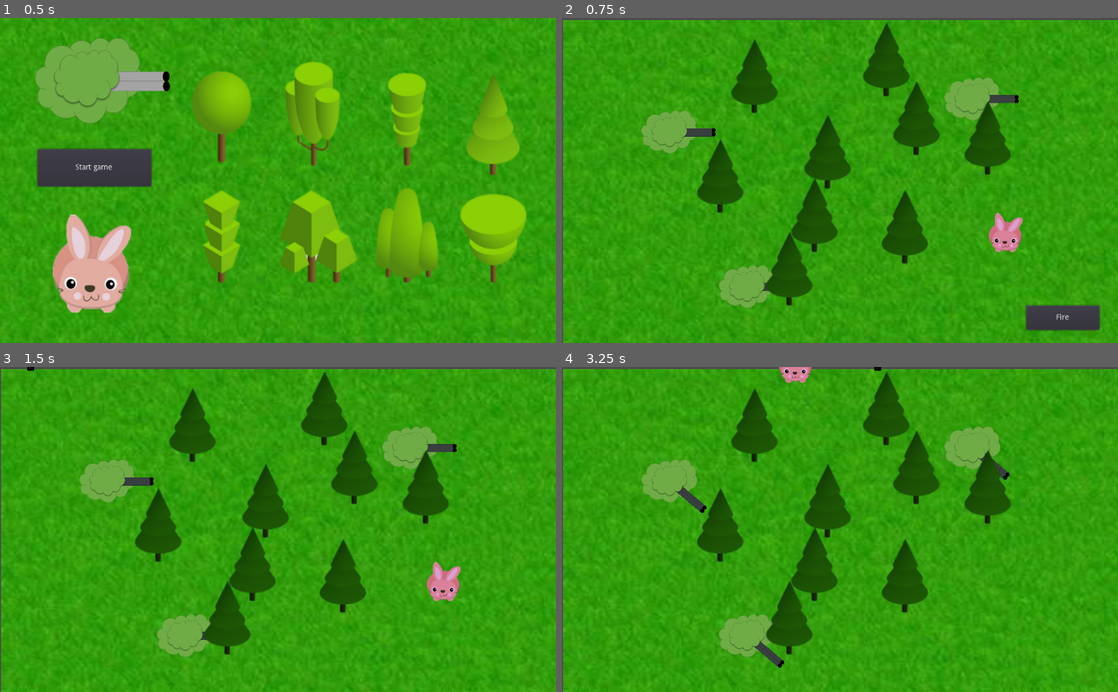
Above: before the commit, frames 1-4 (two rows, left to right).
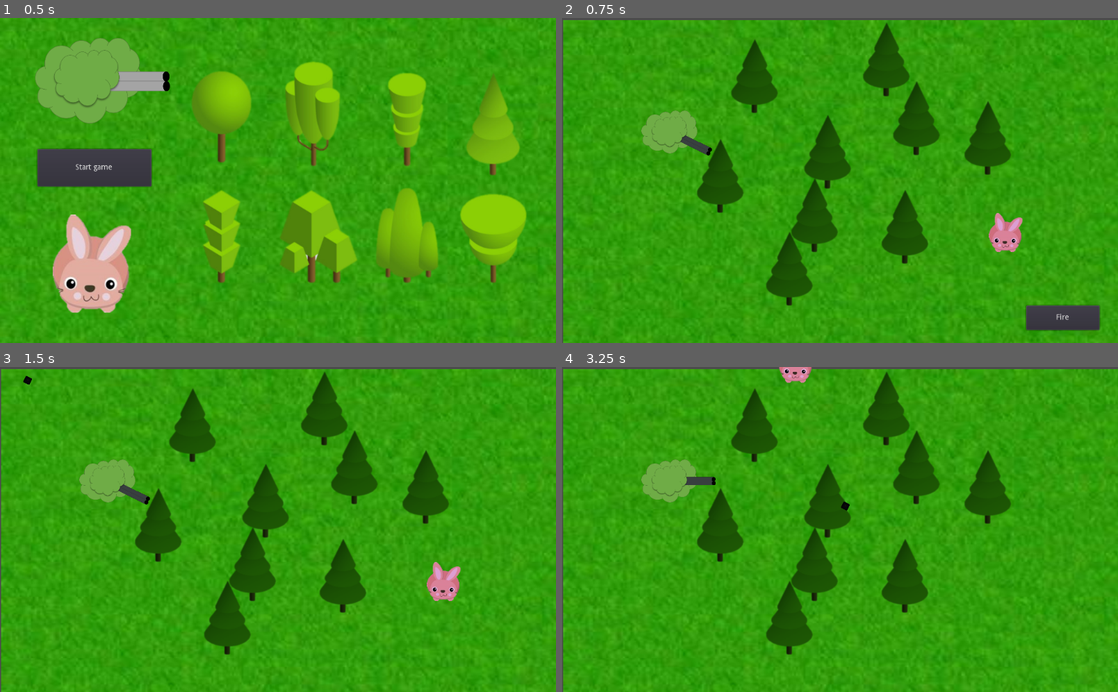
Above: after the commit, the same moments.

Repository: Jon1r/Hunting-season
Game: Godot game, scene res://MainMenu.tscn
The game is run twice, just before and just after one commit, with the same random seed, the same clock (stepped at 60 frames per second) and the same inputs. The engine's default icon, where the game draws it, is replaced by a stand-in: a white triangle on a blue panel in a dark square.
Inputs (mouse positions are in pixels of both pictures, inside the frame that each line leads up to):
- Up to frame 1 (0.5 s): no input
- Up to frame 2 (0.75 s): click "Start game" at 0.5 s
- Up to frame 3 (1.5 s): click "Fire" at 1.25 s
- Up to frame 4 (3.25 s): tap Enter at 2 s; drag from (1006, 584) to (673, 367) at 2.02 s; tap Space at 2.75 s; drag from (728, 545) to (795, 367) at 2.77 s

Frame 1 is identical in both runs. In frame 2, 2.3% of the frame differs, in the area x 21-83%, y 18-90%; in frame 3, 2.3%; in frame 4, 2.4%, in the area x 20-81%, y 0-93%.

Commit message:
Настроил экспорт под андроид
По туториалу экспортировал на андроид

Diff:
--- a/GameTech.gd
+++ b/GameTech.gd
@@ -31,9 +31,7 @@
 
 
 func _process(delta):
-	if G.sleep:
-		$Fall.show()
-		G.sleep = false
+	pass
 
 
 func _on_MainMenu_pressed():
@@ -49,8 +47,14 @@
 func _on_Timer_timeout():
 	if not G.sleep:
 		$Next.show()
+		print('hui')
 		if G.current_level == G.levels.size()-1:
 			$Next/Nextlvl.hide()
+	else:
+		$Fall.show()
+		print("hello")
+		G.sleep = false
+		$Timer.stop()
 
 
 func _on_Nextlvl_pressed():
--- a/Hunter.tscn
+++ b/Hunter.tscn
@@ -10,7 +10,7 @@
 extents = Vector2( 31.3709, 31.3692 )
 
 [sub_resource type="CircleShape2D" id=2]
-radius = 280.319
+radius = 1028.25
 
 [node name="Hunter" type="KinematicBody2D"]
 collision_layer = 2
@@ -37,7 +37,6 @@
 shape = SubResource( 1 )
 
 [node name="DetectZone" type="Area2D" parent="."]
-visible = false
 collision_layer = 2147483650
 
 [node name="CollisionShape2D" type="CollisionShape2D" parent="DetectZone"]
--- /dev/null
+++ b/Map00.tscn
@@ -0,0 +1,166 @@
+[gd_scene load_steps=6 format=2]
+
+[ext_resource path="res://Sprites/th.jpg" type="Texture" id=1]
+[ext_resource path="res://GameTech.gd" type="Script" id=2]
+[ext_resource path="res://Rabbit.tscn" type="PackedScene" id=3]
+[ext_resource path="res://Tree.tscn" type="PackedScene" id=4]
+[ext_resource path="res://Hunter.tscn" type="PackedScene" id=5]
+
+[node name="Test1" type="Node"]
+script = ExtResource( 2 )
+
+[node name="Sprite" type="Sprite" parent="."]
+position = Vector2( 1024.07, 380.794 )
+scale = Vector2( 3.46193, 2.02144 )
+z_index = -2
+texture = ExtResource( 1 )
+offset = Vector2( -145.366, -36.5091 )
+
+[node name="Rabbit" parent="." instance=ExtResource( 3 )]
+position = Vector2( 817.442, 402.559 )
+scale = Vector2( 0.8, 0.8 )
+z_index = -1
+
+[node name="Button" type="Button" parent="."]
+margin_left = 854.987
+margin_top = 530.791
+margin_right = 989.987
+margin_bottom = 575.791
+text = "Fire"
+__meta__ = {
+"_edit_use_anchors_": false
+}
+
+[node name="Trees" type="Node2D" parent="."]
+
+[node name="Tree" parent="Trees" instance=ExtResource( 4 )]
+position = Vector2( 784.424, 258.8 )
+
+[node name="Tree2" parent="Trees" instance=ExtResource( 4 )]
+position = Vector2( 419.079, 500.338 )
+
+[node name="Tree3" parent="Trees" instance=ExtResource( 4 )]
+position = Vector2( 489.5, 284.471 )
+
+[node name="Tree4" parent="Trees" instance=ExtResource( 4 )]
+position = Vector2( 653.087, 222.618 )
+
+[node name="Tree5" parent="Trees" instance=ExtResource( 4 )]
+position = Vector2( 597.683, 114.047 )
+
+[node name="Tree6" parent="Trees" instance=ExtResource( 4 )]
+position = Vector2( 354.936, 144.777 )
+
+[node name="Tree7" parent="Trees" instance=ExtResource( 4 )]
+position = Vector2( 291.815, 329.004 )
+
+[node name="Tree8" parent="Trees" instance=ExtResource( 4 )]
+position = Vector2( 631.929, 422.951 )
+
+[node name="Tree9" parent="Trees" instance=ExtResource( 4 )]
+position = Vector2( 465.44, 401.545 )
+
+[node name="Hunters" type="Node2D" parent="."]
+z_index = -1
+
+[node name="Hunter" parent="Hunters" groups=[
+"Hunters",
+] instance=ExtResource( 5 )]
+position = Vector2( 197.59, 210.537 )
+
+[node name="Fall" type="ColorRect" parent="."]
+margin_left = 229.742
+margin_top = 173.557
+margin_right = 810.742
+margin_bottom = 399.557
+color = Color( 0.839216, 0.462745, 0.462745, 1 )
+__meta__ = {
+"_edit_use_anchors_": false
+}
+
+[node name="Label" type="Label" parent="Fall"]
+modulate = Color( 0.0862745, 0.054902, 0.054902, 1 )
+margin_left = 151.901
+margin_top = 93.009
+margin_right = 287.901
+margin_bottom = 118.009
+rect_scale = Vector2( 2, 2 )
+custom_colors/font_color_shadow = Color( 0.360784, 0.168627, 0.168627, 1 )
+text = "Rabbit is sleeping((("
+__meta__ = {
+"_edit_use_anchors_": false
+}
+
+[node name="MainMenu" type="Button" parent="Fall"]
+margin_left = 328.881
+margin_top = 141.43
+margin_right = 499.881
+margin_bottom = 205.43
+text = "Main menu"
+__meta__ = {
+"_edit_use_anchors_": false
+}
+
+[node name="Replay" type="Button" parent="Fall"]
+margin_left = 79.6948
+margin_top = 138.063
+margin_right = 250.695
+margin_bottom = 202.063
+text = "Replay"
+__meta__ = {
+"_edit_use_anchors_": false
+}
+
+[node name="Next" type="ColorRect" parent="."]
+margin_left = 230.864
+margin_top = 173.557
+margin_right = 811.864
+margin_bottom = 399.557
+color = Color( 0.839216, 0.462745, 0.462745, 1 )
+__meta__ = {
+"_edit_use_anchors_": false
+}
+
+[node name="Label" type="Label" parent="Next"]
+modulate = Color( 0.0862745, 0.054902, 0.054902, 1 )
+margin_left = 204.657
+margin_top = 64.9475
+margin_right = 340.657
+margin_bottom = 89.9475
+rect_scale = Vector2( 2, 2 )
+custom_colors/font_color_shadow = Color( 0.360784, 0.168627, 0.168627, 1 )
+text = "You Win!!!"
+__meta__ = {
+"_edit_use_anchors_": false
+}
+
+[node name="MainMenu" type="Button" parent="Next"]
+margin_left = 328.881
+margin_top = 141.43
+margin_right = 499.881
+margin_bottom = 205.43
+text = "Main menu"
+__meta__ = {
+"_edit_use_anchors_": false
+}
+
+[node name="Nextlvl" type="Button" parent="Next"]
+margin_left = 79.6948
+margin_top = 138.063
+margin_right = 250.695
+margin_bottom = 202.063
+text = "Next level"
+__meta__ = {
+"_edit_use_anchors_": false
+}
+
+[node name="Timer" type="Timer" parent="."]
+wait_time = 4.0
+[connection signal="sleep" from="Rabbit" to="." method="_on_Rabbit_sleep"]
+[connection signal="pressed" from="Button" to="." method="_on_Button_pressed"]
+[connection signal="shoot" from="Hunters/Hunter" to="." method="_on_Hunter_shoot"]
+[connection signal="pressed" from="Fall/MainMenu" to="." method="_on_MainMenu_pressed"]
+[connection signal="pressed" from="Fall/Replay" to="." method="_on_Replay_pressed"]
+[connection signal="pressed" from="Next/MainMenu" to="." method="_on_MainMenu_pressed"]
+[connection signal="pressed" from="Next/Nextlvl" to="." method="_on_Nextlvl_pressed"]
+[connection signal="timeout" from="Timer" to="." method="_on_Timer_timeout"]
--- a/Map01.tscn
+++ b/Map01.tscn
@@ -1,178 +1,5 @@
-[gd_scene load_steps=6 format=2]
+[gd_scene load_steps=2 format=2]
 
-[ext_resource path="res://Tree.tscn" type="PackedScene" id=1]
-[ext_resource path="res://Rabbit.tscn" type="PackedScene" id=2]
-[ext_resource path="res://Hunter.tscn" type="PackedScene" id=3]
-[ext_resource path="res://GameTech.gd" type="Script" id=4]
-[ext_resource path="res://Sprites/th.jpg" type="Texture" id=5]
+[ext_resource path="res://Map00.tscn" type="PackedScene" id=1]
 
-[node name="Test1" type="Node"]
-script = ExtResource( 4 )
-
-[node name="Sprite" type="Sprite" parent="."]
-position = Vector2( 1024.07, 380.794 )
-scale = Vector2( 3.46193, 2.02144 )
-z_index = -2
-texture = ExtResource( 5 )
-offset = Vector2( -145.366, -36.5091 )
-
-[node name="Rabbit" parent="." instance=ExtResource( 2 )]
-position = Vector2( 817.442, 402.559 )
-scale = Vector2( 0.8, 0.8 )
-z_index = -1
-
-[node name="Button" type="Button" parent="."]
-margin_left = 854.987
-margin_top = 530.791
-margin_right = 989.987
-margin_bottom = 575.791
-text = "Fire"
-__meta__ = {
-"_edit_use_anchors_": false
-}
-
-[node name="Trees" type="Node2D" parent="."]
-
-[node name="Tree" parent="Trees" instance=ExtResource( 1 )]
-position = Vector2( 784.424, 258.8 )
-
-[node name="Tree2" parent="Trees" instance=ExtResource( 1 )]
-position = Vector2( 419.079, 500.338 )
-
-[node name="Tree3" parent="Trees" instance=ExtResource( 1 )]
-position = Vector2( 489.5, 284.471 )
-
-[node name="Tree4" parent="Trees" instance=ExtResource( 1 )]
-position = Vector2( 653.087, 222.618 )
-
-[node name="Tree5" parent="Trees" instance=ExtResource( 1 )]
-position = Vector2( 597.683, 114.047 )
-
-[node name="Tree6" parent="Trees" instance=ExtResource( 1 )]
-position = Vector2( 354.936, 144.777 )
-
-[node name="Tree7" parent="Trees" instance=ExtResource( 1 )]
-position = Vector2( 291.815, 329.004 )
-
-[node name="Tree8" parent="Trees" instance=ExtResource( 1 )]
-position = Vector2( 631.929, 422.951 )
-
-[node name="Tree9" parent="Trees" instance=ExtResource( 1 )]
-position = Vector2( 465.44, 401.545 )
-
-[node name="Hunters" type="Node2D" parent="."]
-z_index = -1
-
-[node name="Hunter" parent="Hunters" groups=[
-"Hunters",
-] instance=ExtResource( 3 )]
-position = Vector2( 197.59, 210.537 )
-
-[node name="Hunter2" parent="Hunters" groups=[
-"Hunters",
-] instance=ExtResource( 3 )]
-position = Vector2( 755.646, 149.471 )
-
-[node name="Hunter3" parent="Hunters" groups=[
-"Hunters",
-] instance=ExtResource( 3 )]
-position = Vector2( 340.51, 496.195 )
-
-[node name="Fall" type="ColorRect" parent="."]
-margin_left = 229.742
-margin_top = 173.557
-margin_right = 810.742
-margin_bottom = 399.557
-color = Color( 0.839216, 0.462745, 0.462745, 1 )
-__meta__ = {
-"_edit_use_anchors_": false
-}
-
-[node name="Label" type="Label" parent="Fall"]
-modulate = Color( 0.0862745, 0.054902, 0.054902, 1 )
-margin_left = 151.901
-margin_top = 93.009
-margin_right = 287.901
-margin_bottom = 118.009
-rect_scale = Vector2( 2, 2 )
-custom_colors/font_color_shadow = Color( 0.360784, 0.168627, 0.168627, 1 )
-text = "Rabbit is sleeping((("
-__meta__ = {
-"_edit_use_anchors_": false
-}
-
-[node name="MainMenu" type="Button" parent="Fall"]
-margin_left = 328.881
-margin_top = 141.43
-margin_right = 499.881
-margin_bottom = 205.43
-text = "Main menu"
-__meta__ = {
-"_edit_use_anchors_": false
-}
-
-[node name="Replay" type="Button" parent="Fall"]
-margin_left = 79.6948
-margin_top = 138.063
-margin_right = 250.695
-margin_bottom = 202.063
-text = "Replay"
-__meta__ = {
-"_edit_use_anchors_": false
-}
-
-[node name="Next" type="ColorRect" parent="."]
-margin_left = 229.742
-margin_top = 173.557
-margin_right = 810.742
-margin_bottom = 399.557
-color = Color( 0.839216, 0.462745, 0.462745, 1 )
-__meta__ = {
-"_edit_use_anchors_": false
-}
-
-[node name="Label" type="Label" parent="Next"]
-modulate = Color( 0.0862745, 0.054902, 0.054902, 1 )
-margin_left = 151.901
-margin_top = 93.009
-margin_right = 287.901
-margin_bottom = 118.009
-rect_scale = Vector2( 2, 2 )
-custom_colors/font_color_shadow = Color( 0.360784, 0.168627, 0.168627, 1 )
-text = "Rabbit is sleeping((("
-__meta__ = {
-"_edit_use_anchors_": false
-}
-
-[node name="MainMenu" type="Button" parent="Next"]
-margin_left = 328.881
-margin_top = 141.43
-margin_right = 499.881
-margin_bottom = 205.43
-text = "Main menu"
-__meta__ = {
-"_edit_use_anchors_": false
-}
-
-[node name="Nextlvl" type="Button" parent="Next"]
-margin_left = 79.6948
-margin_top = 138.063
-margin_right = 250.695
-margin_bottom = 202.063
-text = "Next level"
-__meta__ = {
-"_edit_use_anchors_": false
-}
-
-[node name="Timer" type="Timer" parent="."]
-wait_time = 4.0
-[connection signal="sleep" from="Rabbit" to="." method="_on_Rabbit_sleep"]
-[connection signal="pressed" from="Button" to="." method="_on_Button_pressed"]
-[connection signal="shoot" from="Hunters/Hunter" to="." method="_on_Hunter_shoot"]
-[connection signal="shoot" from="Hunters/Hunter2" to="." method="_on_Hunter_shoot"]
-[connection signal="shoot" from="Hunters/Hunter3" to="." method="_on_Hunter_shoot"]
-[connection signal="pressed" from="Fall/MainMenu" to="." method="_on_MainMenu_pressed"]
-[connection signal="pressed" from="Fall/Replay" to="." method="_on_Replay_pressed"]
-[connection signal="pressed" from="Next/MainMenu" to="." method="_on_MainMenu_pressed"]
-[connection signal="pressed" from="Next/Nextlvl" to="." method="_on_Nextlvl_pressed"]
-[connection signal="timeout" from="Timer" to="." method="_on_Timer_timeout"]
+[node name="Test1" instance=ExtResource( 1 )]
--- a/Map02.tscn
+++ b/Map02.tscn
@@ -1,8 +1,9 @@
 [gd_scene load_steps=4 format=2]
 
-[ext_resource path="res://Map01.tscn" type="PackedScene" id=1]
+[ext_resource path="res://Map00.tscn" type="PackedScene" id=1]
 [ext_resource path="res://Tree.tscn" type="PackedScene" id=2]
 [ext_resource path="res://Hunter.tscn" type="PackedScene" id=3]
+
 
 [node name="Map02" instance=ExtResource( 1 )]
 
Not shown, changed: export_presets.cfg
Not shown, added: Hunting-season.apk
